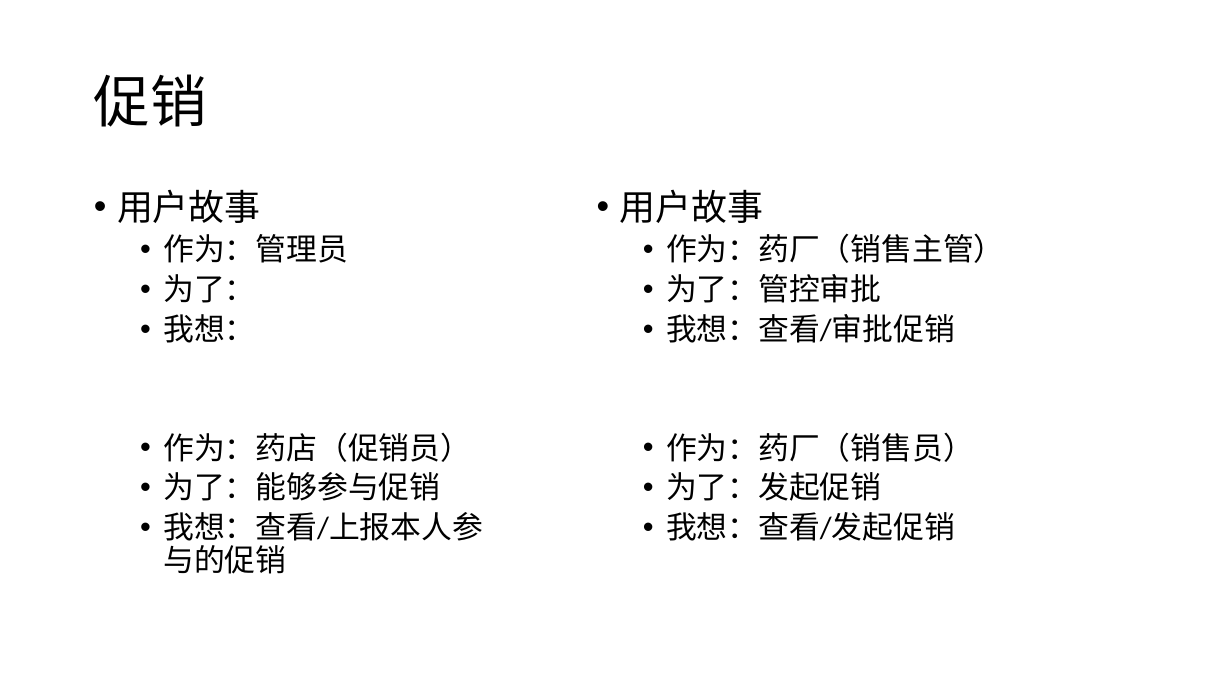
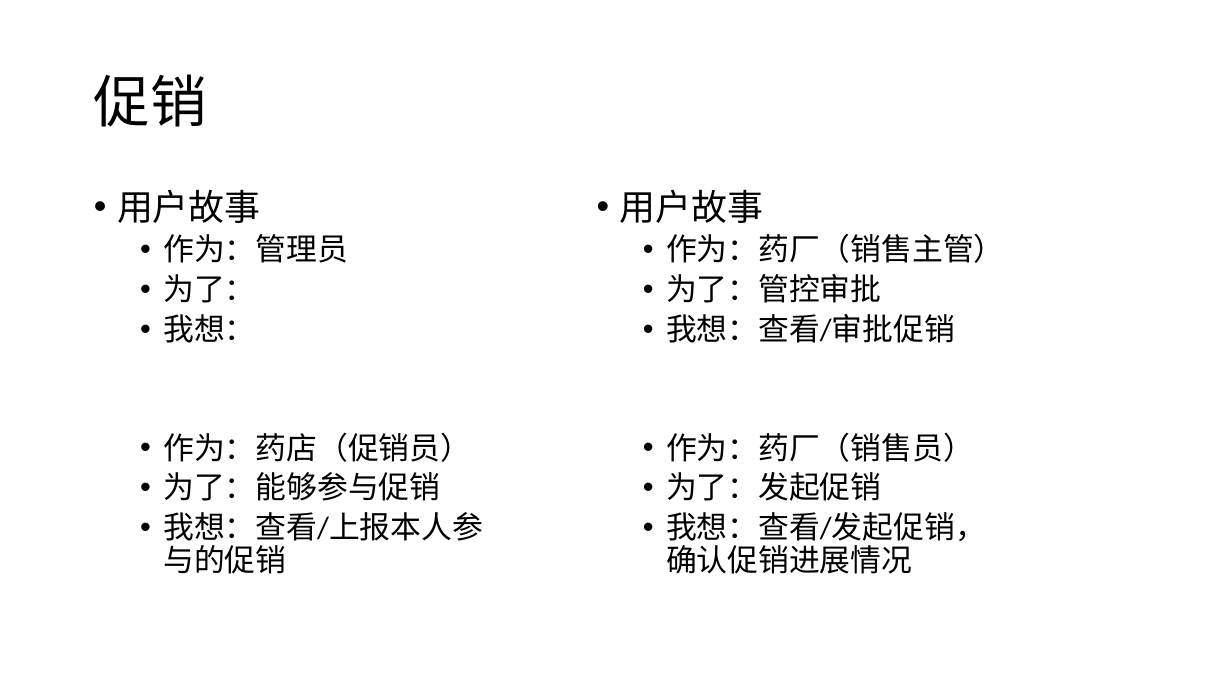
Before and after one commit to swansrp/Tanya, a slide deck: slide 27 of doc/prd.pptx. Drawn at 1232x693 pixels with LibreOffice and Linux fonts; fonts in the diff are those of the drawing. Boxes give left, top, right and bottom in pixels: in the first picture for what was removed or moved away, otherwise in the second. Text is boxed around its words. In the diff, an @@ line names an element or a change of style, - is before the commit and + after.

```diff
--- a/doc/prd.pptx
+++ b/doc/prd.pptx
@@ text at (x1=666, y1=512, x2=986, y2=574): text changed @@
-  • 我想：查看/发起促销
+  • 我想：查看/发起促销，确认促销进展情况
```
Also in this commit, not shown: 3 other slides changed.
